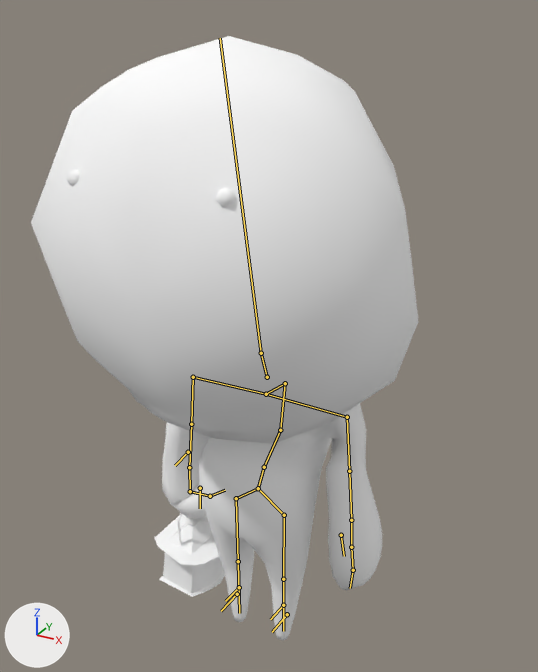
Two versions of the Blender file src/models/characters/hero/Hero.blend, one commit apart.
The view is the same before and after, from a camera (50 mm lens) standing at (10.9, -20.2, 11.7) and looking at (0.1, -0.6, 1.8). Every picture has the same lights, and +X, +Y and +Z are marked at lower left. Both versions are drawn at frame 820 of the action 'ArmatureAction'; the numbers are the values there. The bones that bend it are drawn over the model as lines.
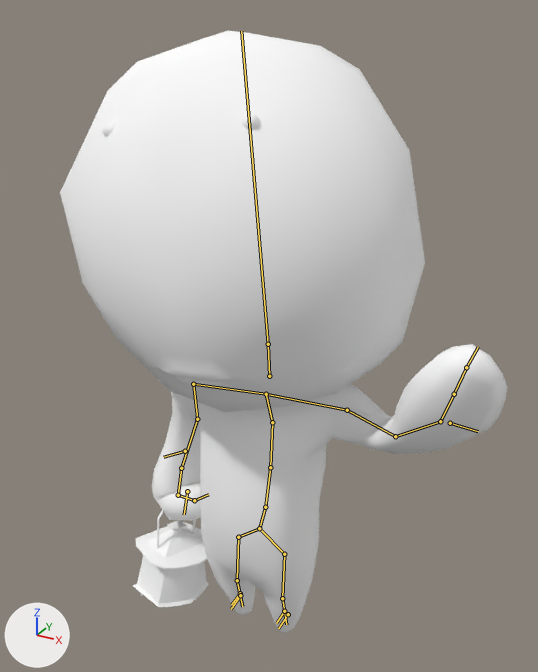
Diff of the bpy script that builds the scene:
```diff
--- a/src/models/characters/hero/Hero.blend.py
+++ b/src/models/characters/hero/Hero.blend.py
@@ bone_lowerbody @@
 bone_lowerbody = bpy.data.objects['Armature'].pose.bones['LowerBody']  # child of 'Master'
-bone_lowerbody.location = (0.0, 0.0, 0.0)
+bone_lowerbody.location = (0.0, 0.03, -0.14)
@@ bone_upperbody @@
 bone_upperbody = bpy.data.objects['Armature'].pose.bones['UpperBody']  # child of 'Master'
-bone_upperbody.rotation_quaternion = (1.0, 0.0, 0.0, 0.0)  # degrees (0, 0, 0)
+bone_upperbody.rotation_quaternion = (0.974, -0.223, -0.044, -0.01)  # degrees (-26, -5, 0)
@@ bone_armuv_l @@
 bone_armuv_l = bpy.data.objects['Armature'].pose.bones['ArmUV_L']  # child of 'Arm_L'
-bone_armuv_l.rotation_quaternion = (0.75, -0.661, 0.0, 0.0)  # degrees (-83, 0, 0)
+bone_armuv_l.rotation_quaternion = (0.668, -0.752, 0.0, 0.0)  # degrees (-97, 0, 0)
@@ bone_armbend_l @@
 bone_armbend_l = bpy.data.objects['Armature'].pose.bones['ArmBend_L']  # child of 'StretchArmBend_L'
-bone_armbend_l.location = (0.0, 0.0, 0.0)
+bone_armbend_l.location = (-0.03, -0.2, 0.06)
@@ bone_elbow_l @@
 bone_elbow_l = bpy.data.objects['Armature'].pose.bones['Elbow_L']  # child of 'UpperArm_L'
-bone_elbow_l.location = (0.0, 0.0, 0.0)
+bone_elbow_l.location = (-0.31, 0.48, 0.57)
@@ bone_armuv_r @@
 bone_armuv_r = bpy.data.objects['Armature'].pose.bones['ArmUV_R']  # child of 'Arm_R'
-bone_armuv_r.rotation_quaternion = (0.75, -0.661, 0.0, 0.0)  # degrees (-83, 0, 0)
+bone_armuv_r.rotation_quaternion = (0.664, -0.747, 0.0, 0.0)  # degrees (-97, 0, 0)
@@ bone_armbend_r @@
 bone_armbend_r = bpy.data.objects['Armature'].pose.bones['ArmBend_R']  # child of 'StretchArmBend_R'
-bone_armbend_r.location = (0.0, 0.0, 0.0)
+bone_armbend_r.location = (0.03, -0.2, 0.06)
@@ bone_elbow_r @@
 bone_elbow_r = bpy.data.objects['Armature'].pose.bones['Elbow_R']  # child of 'UpperArm_R'
-bone_elbow_r.location = (0.0, 0.0, 0.0)
-bone_elbow_r.rotation_quaternion = (1.0, 0.0, 0.0, 0.0)  # degrees (0, 0, 0)
+bone_elbow_r.location = (0.24, 0.45, 0.2)
+bone_elbow_r.rotation_quaternion = (1.0, 0.0, 0.018, 0.0)  # degrees (0, 2, 0)
@@ bone_headstretchtarget @@
 bone_headstretchtarget = bpy.data.objects['Armature'].pose.bones['HeadStretchTarget']  # child of 'NeckDeform'
-bone_headstretchtarget.location = (0.0, 0.0, 0.0)
+bone_headstretchtarget.location = (0.28, -0.04, 0.03)
@@ bone_looktarget @@
 bone_looktarget = bpy.data.objects['Armature'].pose.bones['lookTarget']  # child of 'UpperBody'
-bone_looktarget.location = (0.0, 0.34, -1.21)
+bone_looktarget.location = (-0.48, -0.1, -3.65)
@@ bone_ik_foot_l @@
 bone_ik_foot_l = bpy.data.objects['Armature'].pose.bones['ik_Foot_L']  # child of 'Master'
-bone_ik_foot_l.location = (0.0, 0.0, 0.0)
+bone_ik_foot_l.location = (0.0, -0.24, 0.15)
@@ bone_ik_foot_r @@
 bone_ik_foot_r = bpy.data.objects['Armature'].pose.bones['ik_Foot_R']  # child of 'Master'
-bone_ik_foot_r.location = (0.0, 0.0, 0.0)
+bone_ik_foot_r.location = (0.0, -0.24, 0.15)
@@ bone_ik_hand_l @@
 bone_ik_hand_l = bpy.data.objects['Armature'].pose.bones['ik_Hand_L']  # child of 'Master'
-bone_ik_hand_l.location = (0.0, -3.52, -3.99)
-bone_ik_hand_l.rotation_quaternion = (0.722, -0.692, 0.0, 0.0)  # degrees (-88, 0, 0)
+bone_ik_hand_l.location = (1.84, -0.31, 1.83)
+bone_ik_hand_l.rotation_quaternion = (0.738, 0.452, -0.42, -0.425)  # degrees (71, -12, -69)
@@ bone_ik_hand_r @@
 bone_ik_hand_r = bpy.data.objects['Armature'].pose.bones['ik_Hand_R']  # child of 'Master'
-bone_ik_hand_r.location = (0.0, -3.52, -3.99)
-bone_ik_hand_r.rotation_quaternion = (0.722, -0.692, 0.0, 0.0)  # degrees (-88, 0, 0)
+bone_ik_hand_r.location = (0.0, -3.12, -4.15)
+bone_ik_hand_r.rotation_quaternion = (0.705, -0.69, 0.164, 0.004)  # degrees (-90, 14, -13)
```

Where the change shows, as pixel boxes [x1, y1, x2, y2] in the pictures (538 x 672 px):
'BaseMesh', posed (15% wider)
    before: [31, 36, 418, 641]
    after: [60, 30, 507, 633]
'Mesh', posed (14% taller)
    before: [154, 512, 225, 597]
    after: [133, 510, 208, 607]
bone 'ArmBend_R', root to tip
    before: (188, 452) to (175, 465)
    after: (185, 451) to (163, 457)
